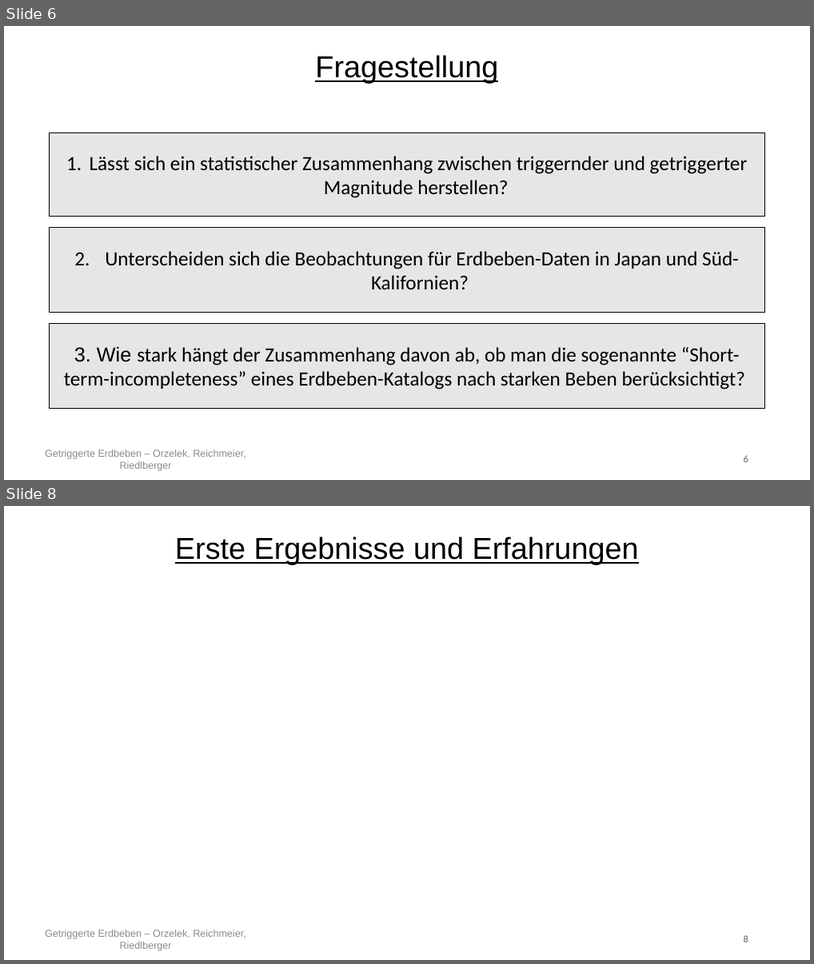
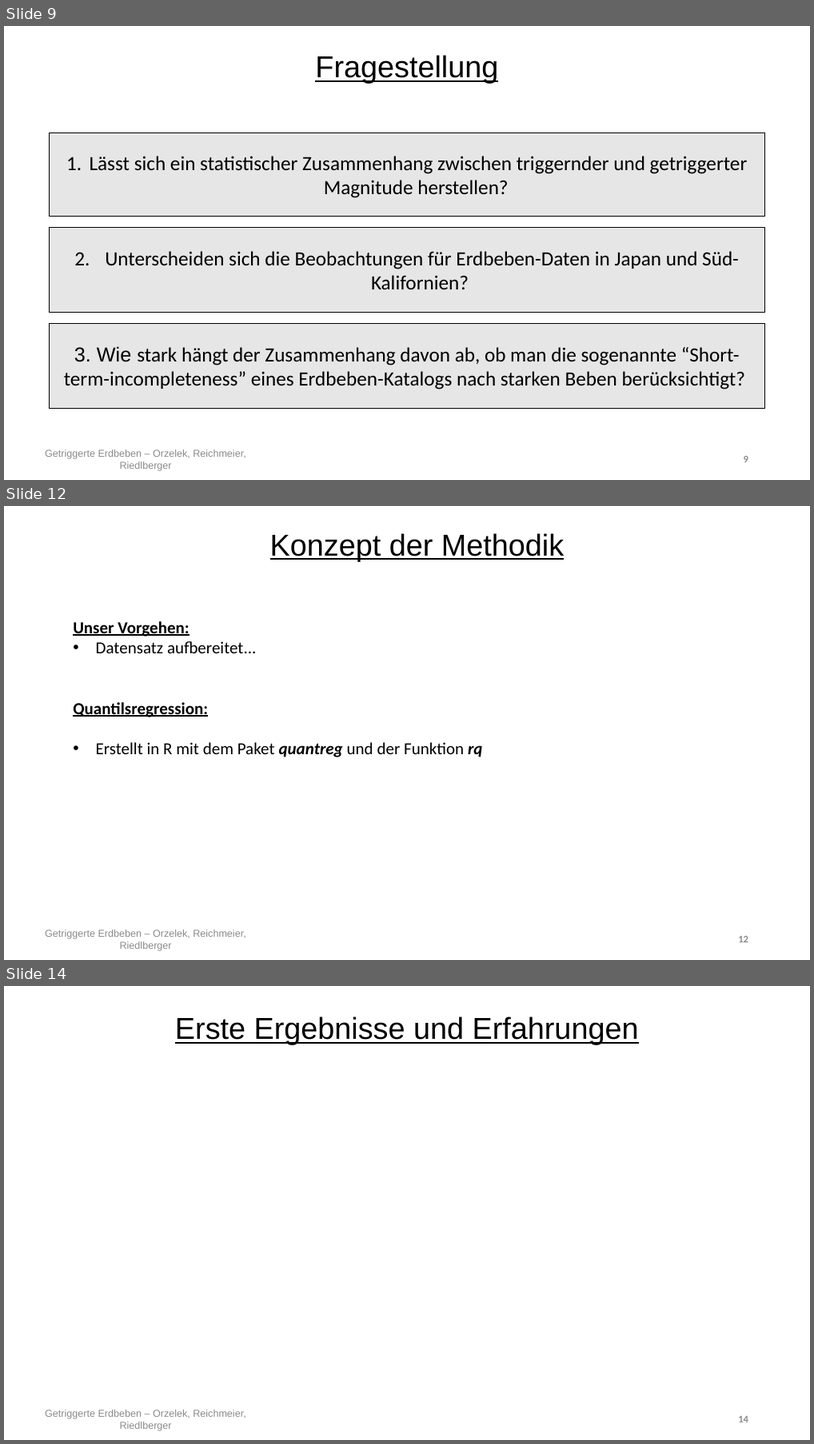
Before and after one commit to Kati77/Praktikum-Erdbeben, a slide deck: PP.pptx. Shown one above the other, each under a label of ours: slides 6 and 8 before the commit, slides 9, 12 and 14 after it; the slides between them are not shown. The pictures are 814x964 and 814x1444 pixels, drawn with LibreOffice and Linux fonts; fonts in the diff are those of the drawing. Boxes give left, top, right and bottom in pixels: in the first picture for what was removed or moved away, otherwise in the second. Text is boxed around its words. In the diff, an @@ line names an element or a change of style, - is before the commit and + after.

```diff
--- a/PP.pptx
+++ b/PP.pptx
@@ slide 12 added at (4,506,810,960), background #FFFFFF @@
@@ text added at (270,533,564,561), 36 pt, text #000000, underline @@
+Konzept der Methodik
@@ text added at (73,621,482,757), 20 pt, text #000000 @@
+Unser Vorgehen:
+• Datensatz aufbereitet...
+Quantilsregression:
+• Erstellt in R mit dem Paket quantreg und der Funktion rq
@@ text added at (45,929,246,951), 12 pt, text #8C8C8C @@
+Getriggerte Erdbeben – Orzelek, Reichmeier, Riedlberger
@@ page number added at (738,936,749,942), 12 pt, text #8C8C8C, bold @@
+12
@@ what was slide 6 is now slide 9 @@
@@ what was slide 8 is now slide 14 @@
@@ page number at (738,1416,749,1422): text changed @@
-8
+14
```
Also in this commit, not shown: 9 slides changed, 4 other slides added, 1 slide removed.
